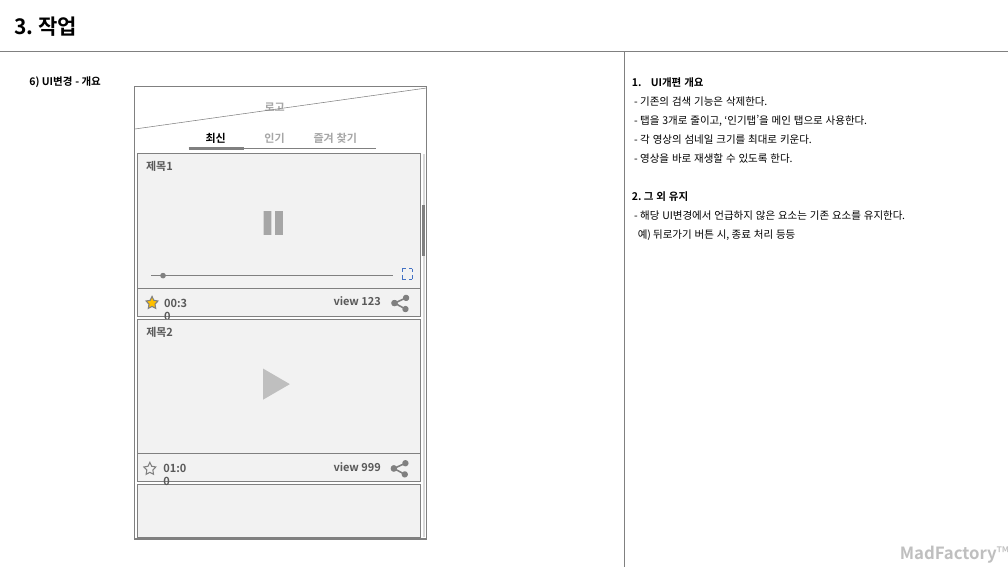
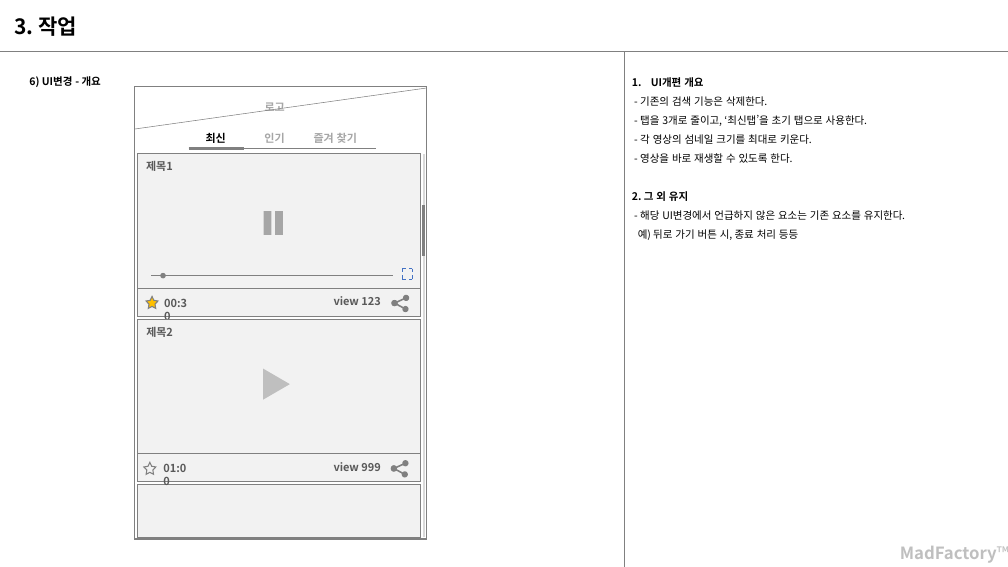
Before and after one commit to nnnyyy/MadYoutubeFilter, a slide deck: slide 8 of Doc/오늘의동영상v2.0.pptx. Drawn at 1008x567 pixels with LibreOffice and Linux fonts; fonts in the diff are those of the drawing. Boxes give left, top, right and bottom in pixels: in the first picture for what was removed or moved away, otherwise in the second. Text is boxed around its words. In the diff, an @@ line names an element or a change of style, - is before the commit and + after.

```diff
--- a/Doc/오늘의동영상v2.0.pptx
+++ b/Doc/오늘의동영상v2.0.pptx
@@ text at bbox=[640, 115, 867, 126]: text changed @@
-- 탭을 3개로 줄이고, ‘인기탭’을 메인 탭으로 사용한다.
+- 탭을 3개로 줄이고, ‘최신탭’을 초기 탭으로 사용한다.
@@ text at bbox=[638, 229, 798, 240]: spaces changed @@
-예) 뒤로가기 버튼 시, 종료 처리 등등
+예) 뒤로 가기 버튼 시, 종료 처리 등등
```
Also in this commit, not shown: 3 other slides changed.
